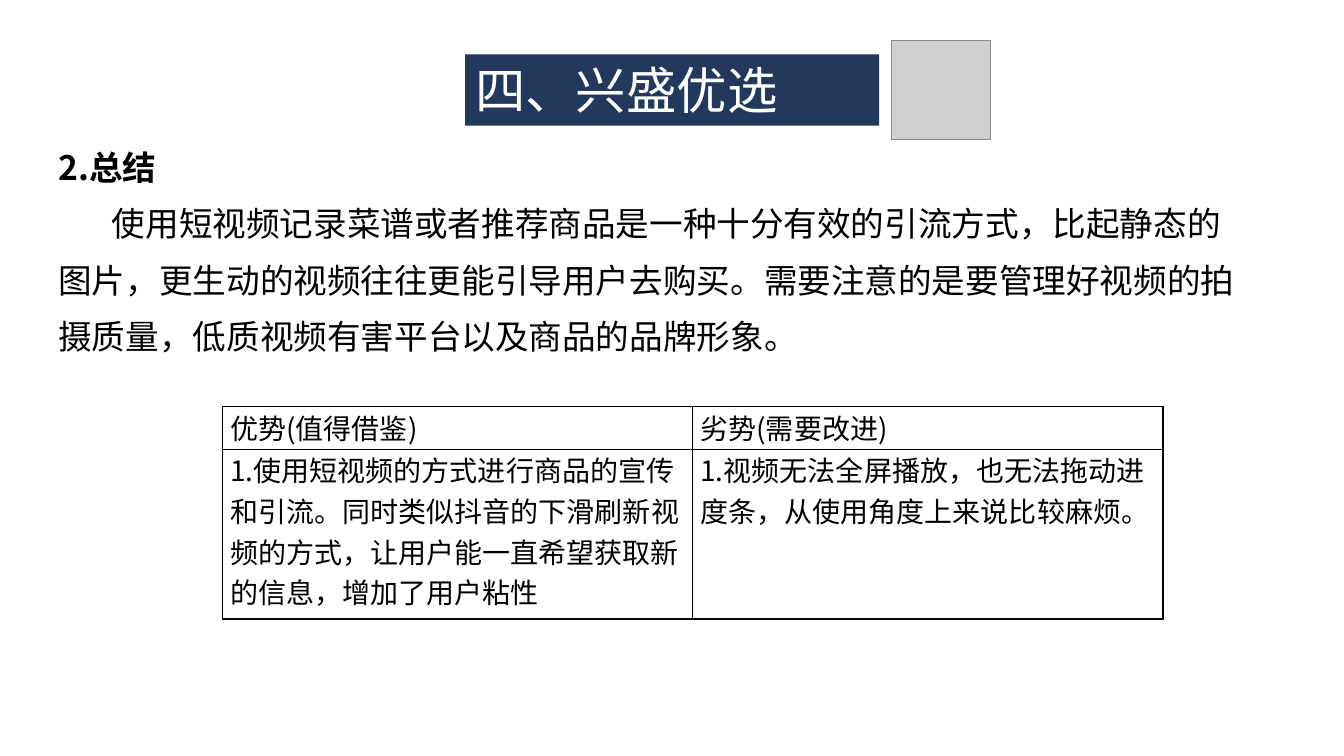
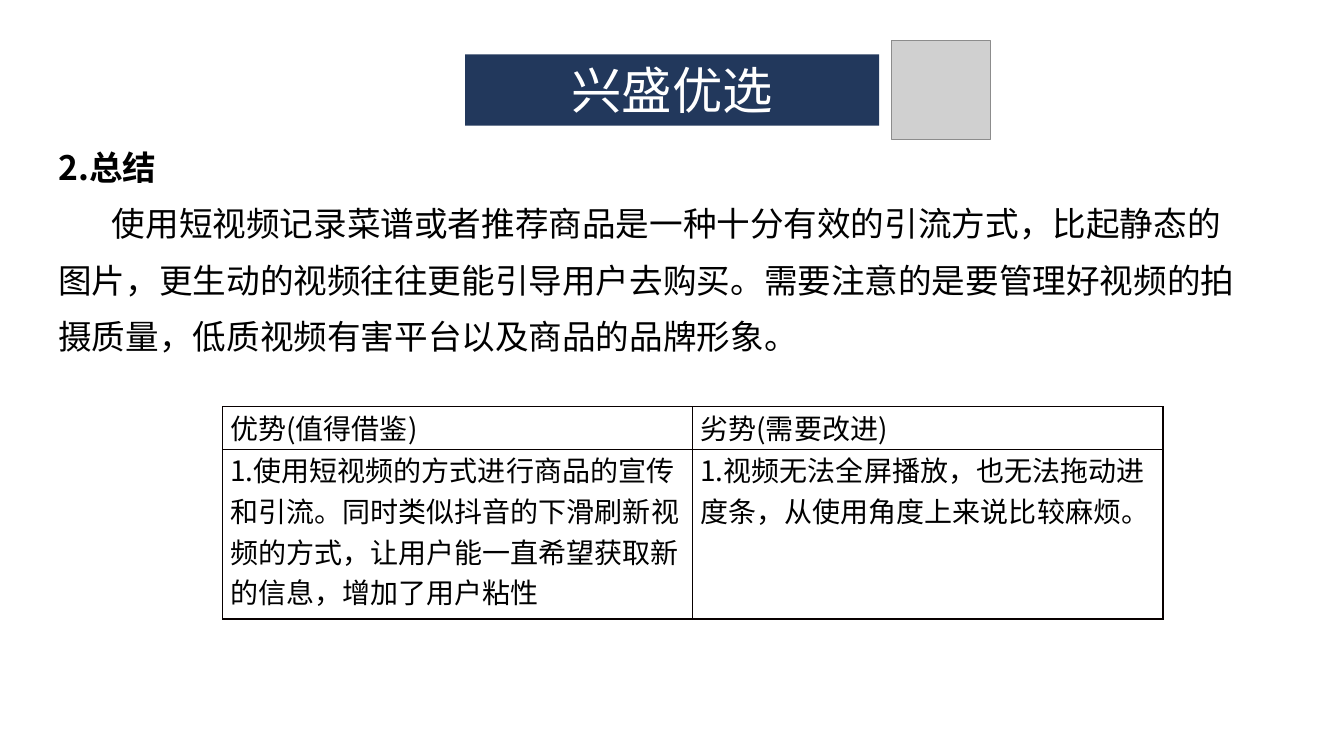
Before and after one commit to ZUCC-SRA2021-G05/Community-GB, a slide deck: slide 13 of 其他/软件项目管理原理与实践/软件项目管理原理与实践-主题确认/G05主题确认.pptx. Drawn at 1344x756 pixels with LibreOffice and Linux fonts; fonts in the diff are those of the drawing; grey boxes stand for pictures. Boxes give left, top, right and bottom in pixels: in the first picture for what was removed or moved away, otherwise in the second. Text is boxed around its words. In the diff, an @@ line names an element or a change of style, - is before the commit and + after.

```diff
--- a/其他/软件项目管理原理与实践/软件项目管理原理与实践-主题确认/G05主题确认.pptx
+++ b/其他/软件项目管理原理与实践/软件项目管理原理与实践-主题确认/G05主题确认.pptx
@@ text in rectangle at [571,66,773,113]: text changed @@
-四、兴盛优选
+兴盛优选
```
Also in this commit, not shown: 13 other slides changed.
